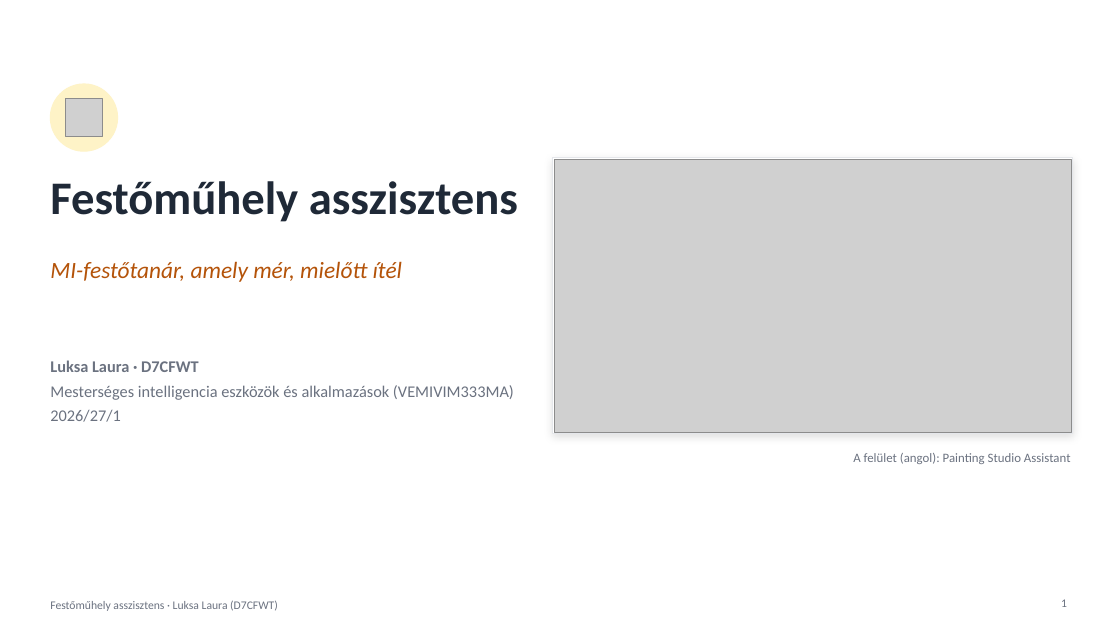
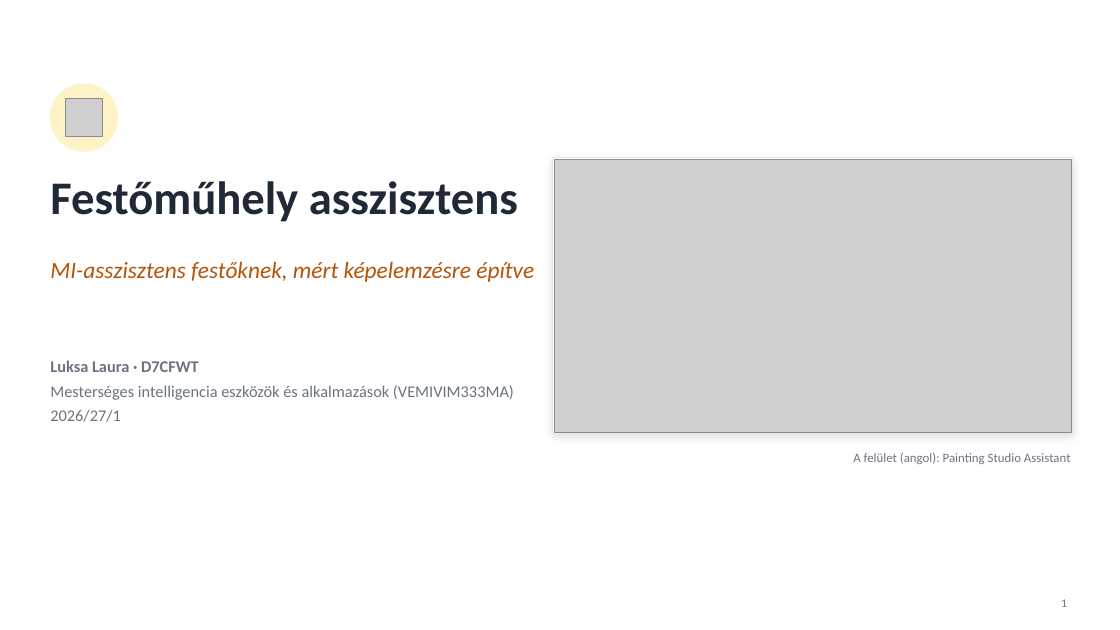
Before and after one commit to Torpe17/painting-studio-assistant, a slide deck: slide 1 of docs/Festomuhely_asszisztens_prezentacio.pptx. Drawn at 1120x630 pixels with LibreOffice and Linux fonts; fonts in the diff are those of the drawing; grey boxes stand for pictures. Boxes give left, top, right and bottom in pixels: in the first picture for what was removed or moved away, otherwise in the second. Text is boxed around its words. In the diff, an @@ line names an element or a change of style, - is before the commit and + after.

Commit message:
Presentation: wording fixes, no footer, amber comparison table
- "MI-asszisztens" instead of "MI-festőtanár"; no flattery line
- "tónusérték" instead of "valőr"; "híres / szabadon felhasználható
  festmények" instead of "közkincs"; "prompt injection" on the security slide
- footer removed (slide numbers kept); table restyled in the deck's amber

```diff
--- a/docs/Festomuhely_asszisztens_prezentacio.pptx
+++ b/docs/Festomuhely_asszisztens_prezentacio.pptx
@@ text at (50,261,534,282): text changed @@
-MI-festőtanár, amely mér, mielőtt ítél
+MI-asszisztens festőknek, mért képelemzésre építve
@@ text removed at (50,600,278,611) @@
-Festőműhely asszisztens · Luksa Laura (D7CFWT)
```
Also in this commit, not shown: 7 other slides changed.
